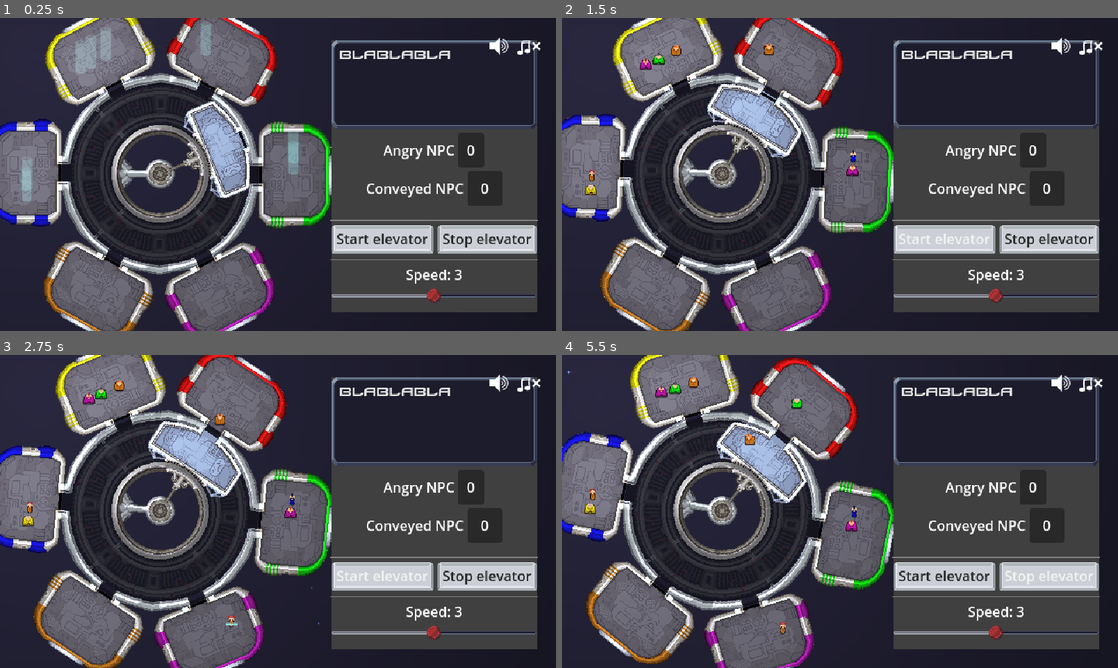
Above: before the commit, frames 1-4 (two rows, left to right).
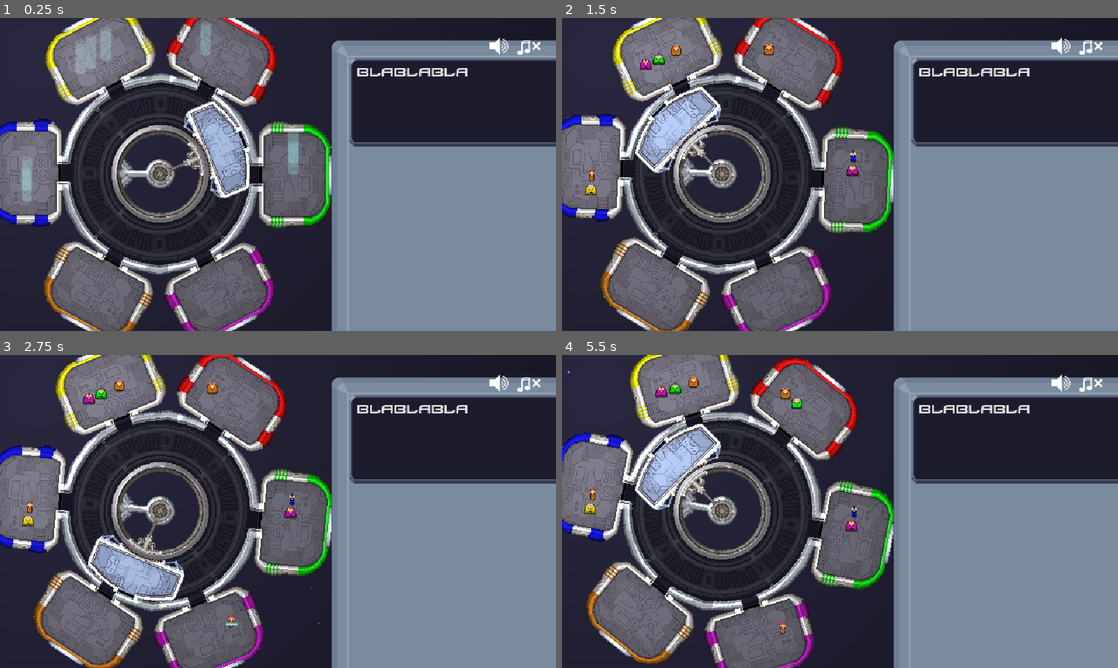
Above: after the commit, the same moments.

Repository: tehelka-gamedev/gmtk-2025
Game: Godot game, scene res://main.tscn
Same seed, same stepped clock (60 frames per second), same inputs: the game is played once before the commit and once after it. The engine's default icon, where the game draws it, is replaced by a stand-in: a white triangle on a blue panel in a dark square. Sound files missing from this copy of the repository are replaced by a short silence.
Inputs (mouse positions are in pixels of both pictures, inside the frame that each line leads up to):
- Up to frame 1 (0.25 s): no input
- Up to frame 2 (1.5 s): click (1051, 240) at 0.5 s, where only the run before the commit has a clickable "Stop elevator"; click (945, 240) at 1.25 s, where only the run before the commit has a clickable "Start elevator"
- Up to frame 3 (2.75 s): click (383, 577) at 2 s, where only the run before the commit has a clickable "Start elevator"
- Up to frame 4 (5.5 s): click (1051, 577) at 2.75 s, where only the run before the commit has a clickable "Stop elevator"; click (945, 577) at 3.5 s, where only the run before the commit has a clickable "Start elevator"; click (1051, 577) at 4.25 s, where only the run before the commit has a clickable "Stop elevator"; hold Q (accept_npc_entering) from 5.03 s (still down)

The runs differ from the first frame. In frame 1, 29% of the frame differs, in the area x 59-100%, y 7-100%; in frame 2, 34%; in frame 3, 34%, in the area x 15-100%, y 7-100%; in frame 4, 34%.

Commit message:
Update control panel for theming and define a ControlPanel type

Diff:
--- a/godot/control_panel.gd
+++ b/godot/control_panel.gd
@@ -1,40 +1,52 @@
-extends Panel
+extends PanelContainer
+class_name ControlPanel
 
 signal start_elevator_pressed
 signal stop_elevator_pressed
 signal speed_cursor_changed(value: int)
 
 
+@export var angry_npc_digit_display: DigitDisplay = null
+@export var conveyed_npc_digit_display: DigitDisplay = null
+@export var elevator_movement_lever: CheckButton = null
+@export var speed_slider: HSlider = null
 
 @onready var speed_label: Label = %SpeedLabel
-@onready var speed_slider: HSlider = %HSlider
 @onready var message_panel: MessagePanel = %MessagePanel
-@onready var angry_npc_label: Label = %AngryNPCLabel
-@onready var conveyed_npc_label: Label = %ConveyedNPCLabel
+
+func _ready() -> void:
+	elevator_movement_lever.toggled.connect(_on_elevator_movement_lever_toggled)
 
 func set_angry_npc_count(value: int) -> void:
-    angry_npc_label.text = str(value)
+	angry_npc_digit_display.set_value(value)
 
 
 func set_conveyed_npc_count(value: int) -> void:
-    conveyed_npc_label.text = str(value)
+	conveyed_npc_digit_display.set_value(value)
 
 
 func set_speed_cursor(value: int) -> void:
-    update_speed_label(value)
-    speed_slider.value = value
+	update_speed_label(value)
+	speed_slider.value = value
 
 func _on_h_slider_value_changed(value: float) -> void:
-    update_speed_label(int(value))
-    speed_cursor_changed.emit(int(value)) #
+	update_speed_label(int(value))
+	speed_cursor_changed.emit(int(value)) #
 
 func update_speed_label(speed_idx: int) -> void:
-    speed_label.text = "Speed: %d" % (speed_idx+1)
+	speed_label.text = "Speed: %d" % (speed_idx+1)
 
 
 func _on_start_button_pressed() -> void:
-    start_elevator_pressed.emit()
+	start_elevator_pressed.emit()
 
 
 func _on_stop_button_pressed() -> void:
-    stop_elevator_pressed.emit()
+	stop_elevator_pressed.emit()
+
+func _on_elevator_movement_lever_toggled(toggled_on: bool):
+	# do not want to refactor now...
+	if toggled_on:
+		start_elevator_pressed.emit()
+	else:
+		stop_elevator_pressed.emit()
--- a/godot/scripts/game_manager.gd
+++ b/godot/scripts/game_manager.gd
@@ -11,7 +11,7 @@
 @onready var rooms: Array[Node] = $World/SpaceStation/Rooms.get_children()
 @onready var _npcs: Node2D = $World/NPCs
 @onready var _npc_spawn_timer: Timer = $World/NPCSpawnTimer
-@onready var _control_panel: Panel = %ControlPanel
+@onready var _control_panel: ControlPanel = %ControlPanel
 @onready var _narrative_manager: NarrativeManager = $NarrativeManager
 
 var current_npc_count: int = 0
--- a/godot/ui/control_panel.tscn
+++ b/godot/ui/control_panel.tscn
@@ -2,102 +2,62 @@
 
 [ext_resource type="Script" uid="uid://pteuo8nbo47t" path="res://control_panel.gd" id="1_t8mf3"]
 [ext_resource type="PackedScene" uid="uid://bdtucpsb5og61" path="res://ui/control_panel/MessagePanel.tscn" id="2_f7rkx"]
+[ext_resource type="PackedScene" uid="uid://cgxr6hkptdhwl" path="res://ui/digit_display.tscn" id="3_3b57c"]
 
-[sub_resource type="StyleBoxFlat" id="StyleBoxFlat_4c57u"]
-bg_color = Color(0.251301, 0.251302, 0.251301, 1)
-
-[node name="ControlPanel" type="Panel"]
-offset_right = 237.0
-offset_bottom = 313.0
+[node name="ControlPanel" type="PanelContainer" node_paths=PackedStringArray("angry_npc_digit_display", "conveyed_npc_digit_display", "elevator_movement_lever", "speed_slider")]
+anchors_preset = 15
+anchor_right = 1.0
+anchor_bottom = 1.0
+offset_top = -8.0
+offset_bottom = -3.0
+grow_horizontal = 2
+grow_vertical = 2
 size_flags_horizontal = 8
-theme_override_styles/panel = SubResource("StyleBoxFlat_4c57u")
+theme_type_variation = &"ControlPanel"
 script = ExtResource("1_t8mf3")
+angry_npc_digit_display = NodePath("VBoxContainer2/NPCStatsLines/GridContainer/AngryNPCDigitDisplay")
+conveyed_npc_digit_display = NodePath("VBoxContainer2/NPCStatsLines/GridContainer/ConveyedNPCDigitDisplay")
+elevator_movement_lever = NodePath("VBoxContainer2/VBoxContainer/MarginContainer/HBoxContainer/ElevatorMovementLever")
+speed_slider = NodePath("VBoxContainer2/VBoxContainer/SpeedSlider")
 
 [node name="VBoxContainer2" type="VBoxContainer" parent="."]
-layout_mode = 1
-anchors_preset = 13
-anchor_left = 0.5
-anchor_right = 0.5
-anchor_bottom = 1.0
-offset_left = -57.0
-offset_right = 57.0
-grow_horizontal = 2
-grow_vertical = 2
+layout_mode = 2
+theme_override_constants/separation = 0
 
 [node name="MessagePanel" parent="VBoxContainer2" instance=ExtResource("2_f7rkx")]
 unique_name_in_owner = true
 layout_mode = 2
 
-[node name="NPCStatsLines" type="VBoxContainer" parent="VBoxContainer2"]
+[node name="NPCStatsLines" type="CenterContainer" parent="VBoxContainer2"]
 layout_mode = 2
-size_flags_vertical = 3
-alignment = 1
 
-[node name="HBoxContainer" type="HBoxContainer" parent="VBoxContainer2/NPCStatsLines"]
+[node name="GridContainer" type="GridContainer" parent="VBoxContainer2/NPCStatsLines"]
+layout_mode = 2
+theme_override_constants/h_separation = 20
+columns = 2
+
+[node name="Label" type="Label" parent="VBoxContainer2/NPCStatsLines/GridContainer"]
 layout_mode = 2
 size_flags_horizontal = 4
-size_flags_vertical = 3
-
-[node name="Label" type="Label" parent="VBoxContainer2/NPCStatsLines/HBoxContainer"]
-layout_mode = 2
 text = "Angry NPC"
 
-[node name="PanelContainer" type="PanelContainer" parent="VBoxContainer2/NPCStatsLines/HBoxContainer"]
+[node name="AngryNPCDigitDisplay" parent="VBoxContainer2/NPCStatsLines/GridContainer" instance=ExtResource("3_3b57c")]
 layout_mode = 2
+digit_color = Color(1, 0, 0, 1)
 
-[node name="AngryNPCLabel" type="Label" parent="VBoxContainer2/NPCStatsLines/HBoxContainer/PanelContainer"]
-unique_name_in_owner = true
-custom_minimum_size = Vector2(30, 0)
-layout_mode = 2
-text = "0"
-horizontal_alignment = 1
-
-[node name="HBoxContainer2" type="HBoxContainer" parent="VBoxContainer2/NPCStatsLines"]
+[node name="Label2" type="Label" parent="VBoxContainer2/NPCStatsLines/GridContainer"]
 layout_mode = 2
 size_flags_horizontal = 4
-size_flags_vertical = 3
-
-[node name="Label" type="Label" parent="VBoxContainer2/NPCStatsLines/HBoxContainer2"]
-layout_mode = 2
 text = "Conveyed NPC"
 
-[node name="PanelContainer" type="PanelContainer" parent="VBoxContainer2/NPCStatsLines/HBoxContainer2"]
+[node name="ConveyedNPCDigitDisplay" parent="VBoxContainer2/NPCStatsLines/GridContainer" instance=ExtResource("3_3b57c")]
 layout_mode = 2
-
-[node name="ConveyedNPCLabel" type="Label" parent="VBoxContainer2/NPCStatsLines/HBoxContainer2/PanelContainer"]
-unique_name_in_owner = true
-custom_minimum_size = Vector2(40, 0)
-layout_mode = 2
-text = "0"
-horizontal_alignment = 1
+digit_color = Color(0, 1, 0, 1)
 
 [node name="VBoxContainer" type="VBoxContainer" parent="VBoxContainer2"]
 layout_mode = 2
 size_flags_vertical = 3
-size_flags_stretch_ratio = 1.4
 alignment = 1
-
-[node name="HSeparator3" type="HSeparator" parent="VBoxContainer2/VBoxContainer"]
-layout_mode = 2
-
-[node name="HBoxContainer2" type="HBoxContainer" parent="VBoxContainer2/VBoxContainer"]
-layout_mode = 2
-size_flags_vertical = 4
-
-[node name="StartButton" type="Button" parent="VBoxContainer2/VBoxContainer/HBoxContainer2"]
-layout_mode = 2
-size_flags_horizontal = 6
-focus_mode = 0
-text = "Start elevator"
-
-[node name="StopButton" type="Button" parent="VBoxContainer2/VBoxContainer/HBoxContainer2"]
-layout_mode = 2
-size_flags_horizontal = 6
-focus_mode = 0
-text = "Stop elevator"
-
-[node name="HSeparator2" type="HSeparator" parent="VBoxContainer2/VBoxContainer"]
-layout_mode = 2
 
 [node name="SpeedLabel" type="Label" parent="VBoxContainer2/VBoxContainer"]
 unique_name_in_owner = true
@@ -105,13 +65,27 @@
 text = "Speed: 1"
 horizontal_alignment = 1
 
-[node name="HSlider" type="HSlider" parent="VBoxContainer2/VBoxContainer"]
-unique_name_in_owner = true
+[node name="SpeedSlider" type="HSlider" parent="VBoxContainer2/VBoxContainer"]
 layout_mode = 2
 focus_mode = 0
 max_value = 4.0
 value = 1.0
 
-[connection signal="pressed" from="VBoxContainer2/VBoxContainer/HBoxContainer2/StartButton" to="." method="_on_start_button_pressed"]
-[connection signal="pressed" from="VBoxContainer2/VBoxContainer/HBoxContainer2/StopButton" to="." method="_on_stop_button_pressed"]
-[connection signal="value_changed" from="VBoxContainer2/VBoxContainer/HSlider" to="." method="_on_h_slider_value_changed"]
+[node name="MarginContainer" type="MarginContainer" parent="VBoxContainer2/VBoxContainer"]
+layout_mode = 2
+theme_override_constants/margin_left = 0
+
+[node name="HBoxContainer" type="HBoxContainer" parent="VBoxContainer2/VBoxContainer/MarginContainer"]
+layout_mode = 2
+theme_override_constants/separation = 16
+
+[node name="ElevatorMovementLever" type="CheckButton" parent="VBoxContainer2/VBoxContainer/MarginContainer/HBoxContainer"]
+layout_mode = 2
+size_flags_horizontal = 4
+theme_type_variation = &"Lever"
+
+[node name="JingleButton" type="CheckButton" parent="VBoxContainer2/VBoxContainer/MarginContainer/HBoxContainer"]
+layout_mode = 2
+theme_type_variation = &"JingleButton"
+
+[connection signal="value_changed" from="VBoxContainer2/VBoxContainer/SpeedSlider" to="." method="_on_h_slider_value_changed"]
